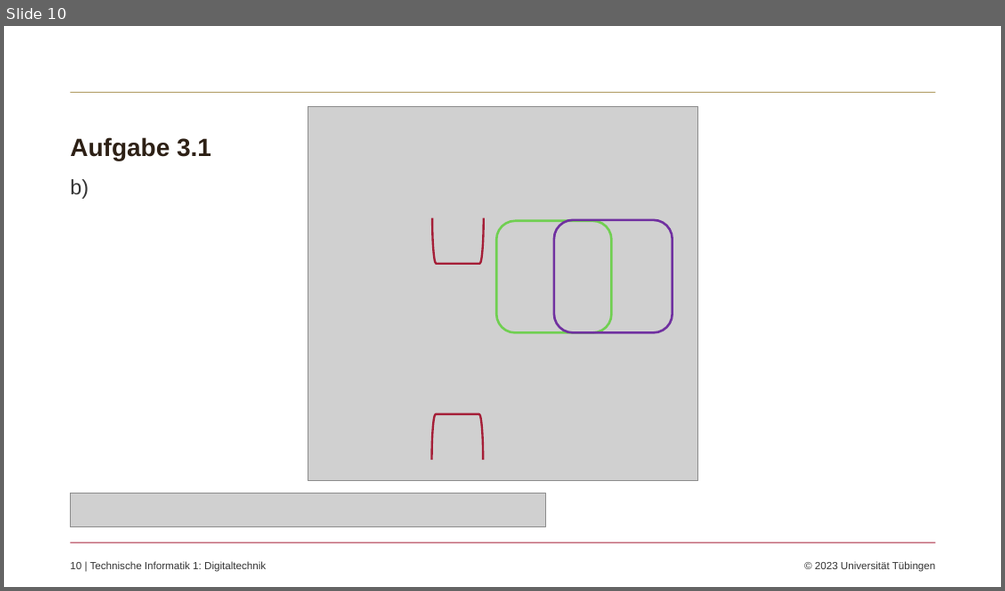
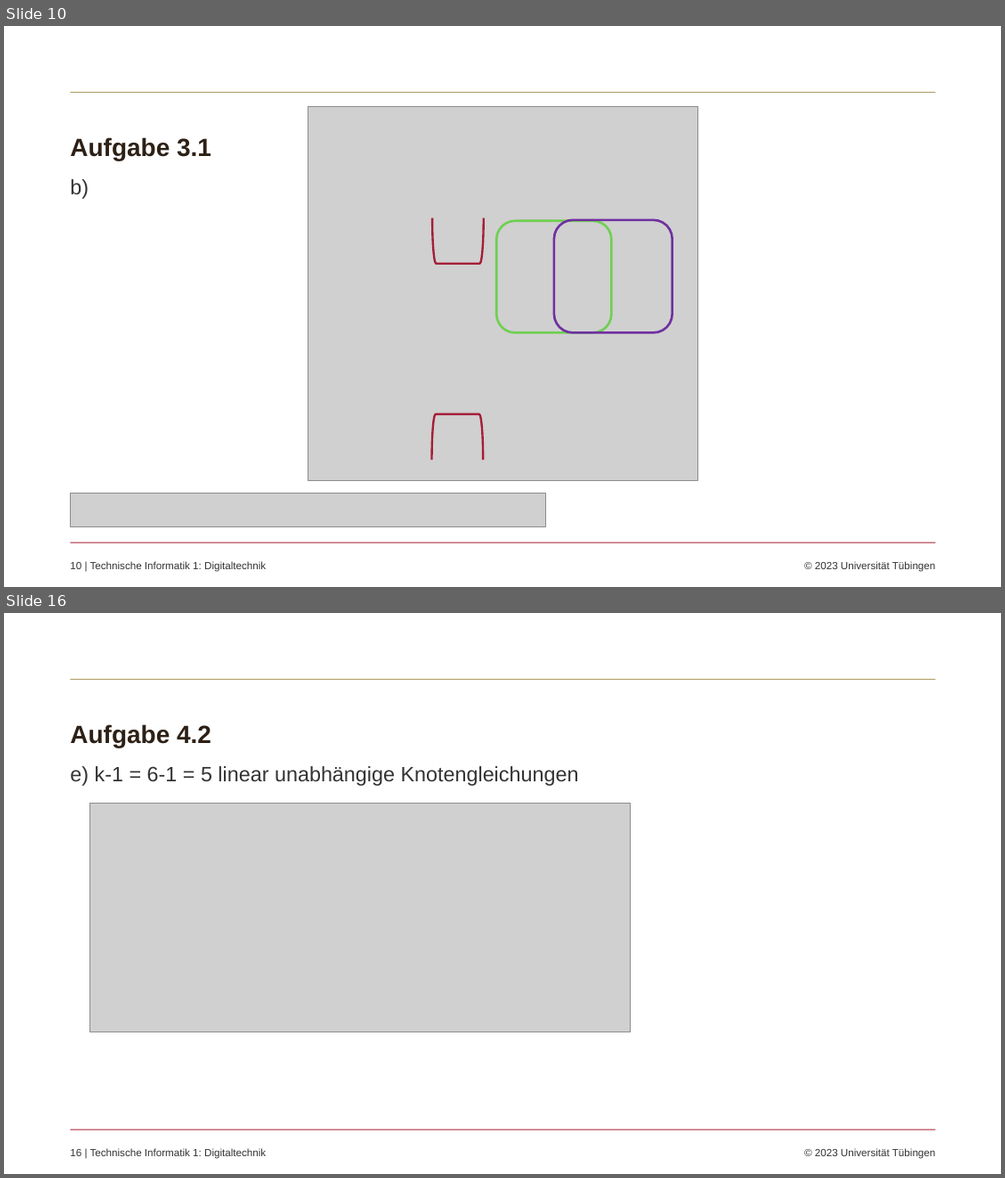
Before and after one commit to koennixer/Probeklausur, a slide deck: Probeklausur.pptx. Shown one above the other, each under a label of ours: slide 10 before the commit, slides 10 and 16 after it; the slides between them are not shown. The pictures are 1005x591 and 1005x1178 pixels, drawn with LibreOffice and Linux fonts; fonts in the diff are those of the drawing; grey boxes stand for pictures; background and template pictures are left out. Boxes give left, top, right and bottom in pixels: in the first picture for what was removed or moved away, otherwise in the second. Text is boxed around its words. In the diff, an @@ line names an element or a change of style, - is before the commit and + after.

Commit message:
Aufgabe 4.1 und 4.2

```diff
--- a/Probeklausur.pptx
+++ b/Probeklausur.pptx
@@ slide 16 added at (4, 613, 1001, 1174), background #FFFFFF; not listed: 3 template elements that a slide beside it also shows @@
@@ title added at (70, 724, 211, 747), 24 pt, text #2D2015, bold @@
+Aufgabe 4.2
@@ text added at (70, 766, 579, 786), 20 pt, text #333333 @@
+e) k-1 = 6-1 = 5 linear unabhängige Knotengleichungen
@@ picture added at (90, 803, 630, 1032) @@
```
Also in this commit, not shown: 5 other slides added.
